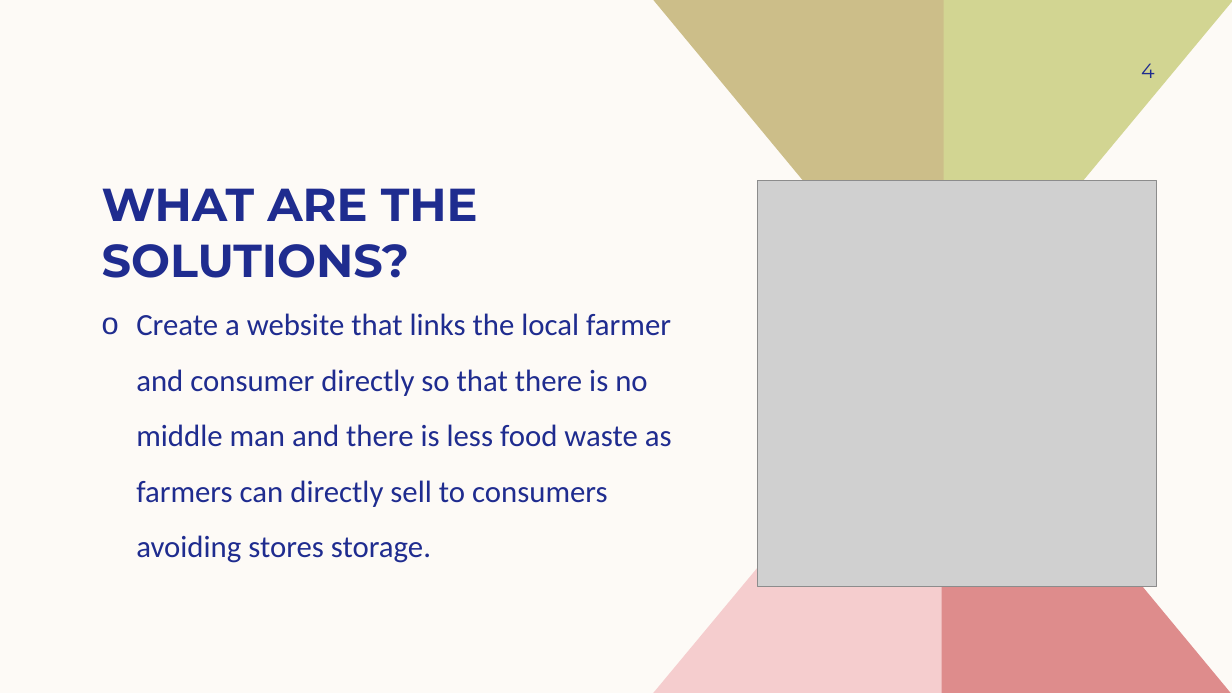
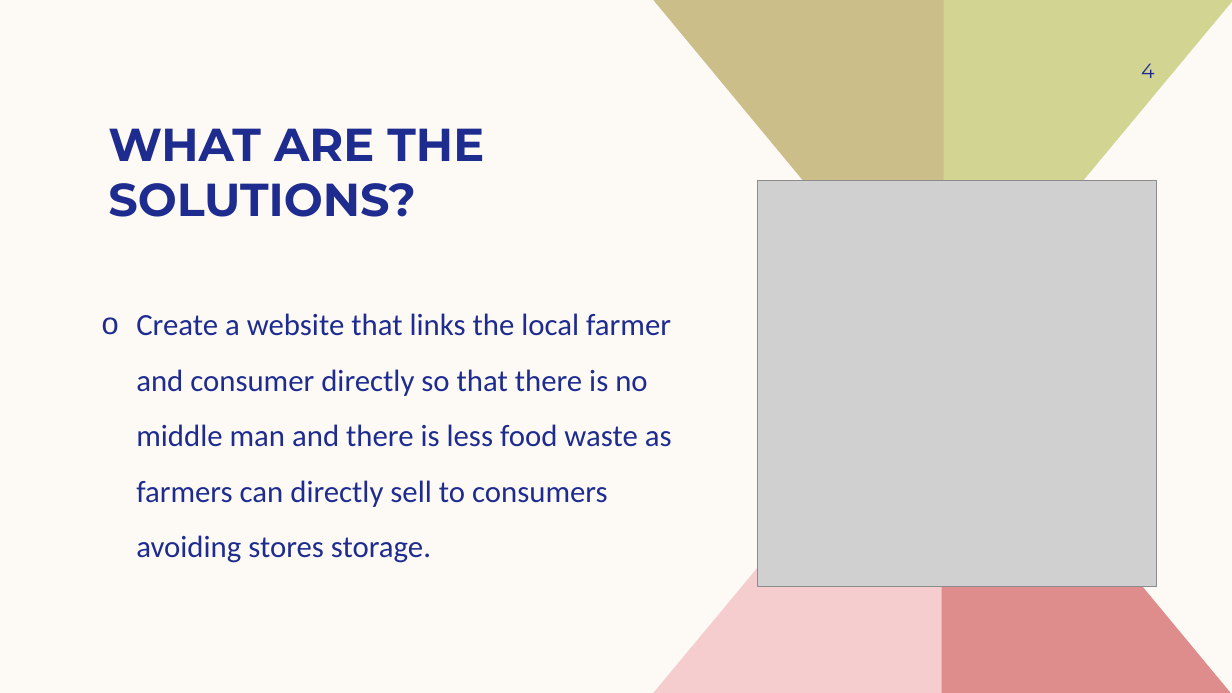
Before and after one commit to srr17/HackathonACMNEXUS, a slide deck: slide 4 of CROP LINK.pptx. Drawn at 1232x693 pixels with LibreOffice and Linux fonts; fonts in the diff are those of the drawing; grey boxes stand for pictures. Boxes give left, top, right and bottom in pixels: in the first picture for what was removed or moved away, otherwise in the second. Text is boxed around its words. In the diff, an @@ line names an element or a change of style, - is before the commit and + after.

```diff
--- a/CROP LINK.pptx
+++ b/CROP LINK.pptx
@@ title "WHAT ARE THE SOLUTIONS?": place and size @@
-title "WHAT ARE THE SOLUTIONS?" at <box>102,188,478,278</box>
+title "WHAT ARE THE SOLUTIONS?" at <box>108,128,484,217</box>
```
Also in this commit, not shown: 5 other slides changed.
